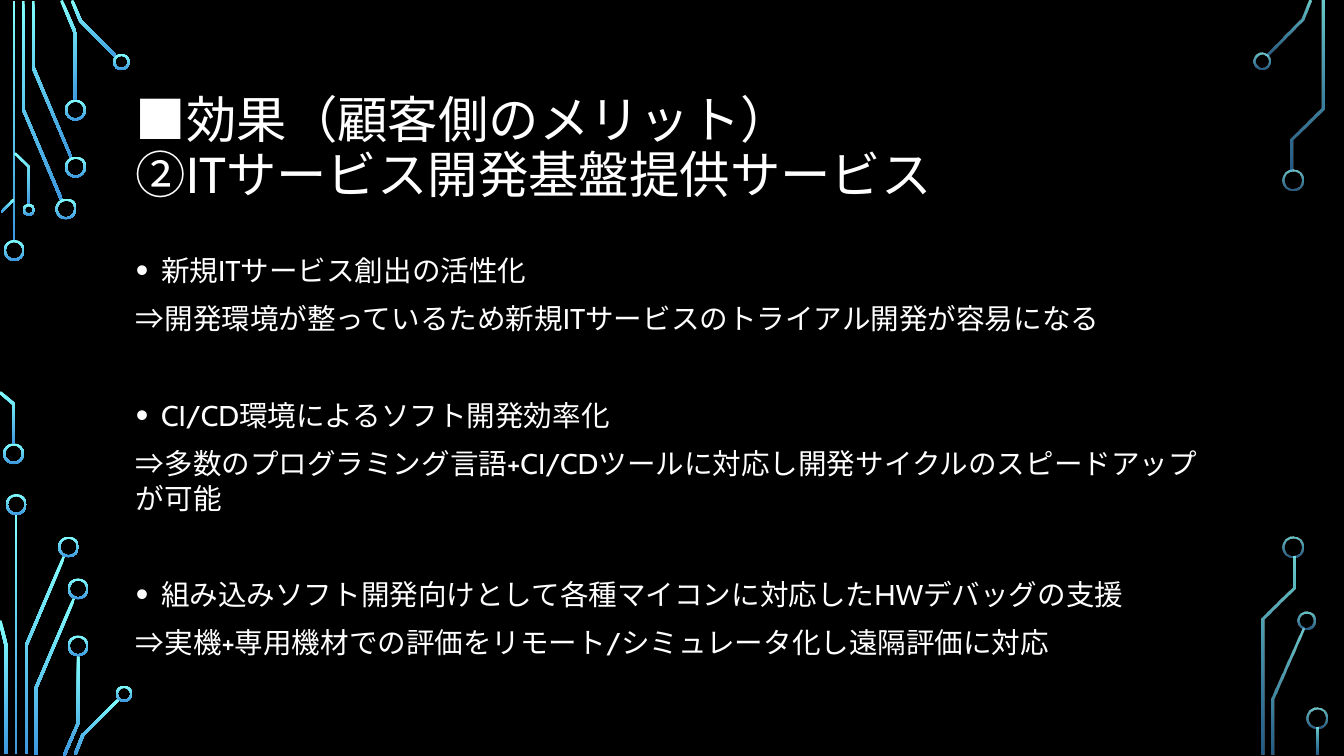
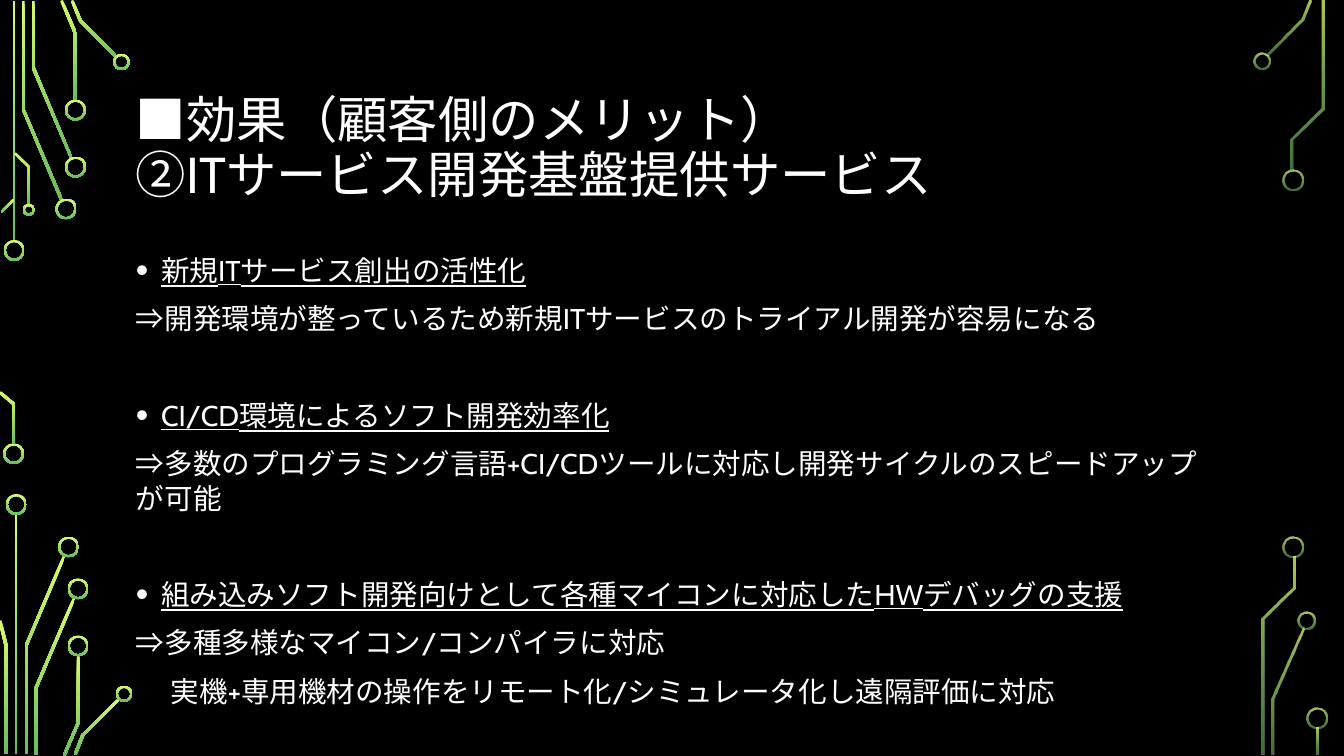
Before and after one commit to SITH-YN/PythonTool, a slide deck: slide 16 of Temp/39期ビジネスアイディア.pptx. Drawn at 1344x756 pixels with LibreOffice and Linux fonts; fonts in the diff are those of the drawing; background and template pictures are left out. Boxes give left, top, right and bottom in pixels: in the first picture for what was removed or moved away, otherwise in the second. Text is boxed around its words. In the diff, an @@ line names an element or a change of style, - is before the commit and + after.

```diff
--- a/Temp/39期ビジネスアイディア.pptx
+++ b/Temp/39期ビジネスアイディア.pptx
@@ fill gradient #82FFFF to #3D97DE to gradient #D8FC68 to #66BD5F in 36 elements at (4,240,25,261), (3,444,24,465), (22,1,63,201), (55,199,77,220), (31,1,72,158), (60,0,78,101), (65,156,86,177), (65,100,86,121), (71,0,117,58), (113,53,131,70), (1,199,15,213), (0,391,15,445), (14,152,30,205), (22,204,34,216), (15,514,18,755), (24,556,65,754), (6,494,27,515), (0,620,7,754), (58,536,80,558), (34,598,76,755), (63,655,80,756), (68,579,89,600), (68,635,89,656), (74,698,120,755), (116,686,133,702), (1266,0,1313,56), (1253,52,1270,70), (1282,169,1304,191), (1271,628,1305,755), (1299,612,1316,629), (1292,1,1325,171), (1284,536,1305,558), (1261,557,1296,755), (1307,708,1328,729), (1317,727,1320,755), (12,1,15,242) @@
@@ text at (161,257,1123,611): underline on in "新規ITサービス創出の活性化", "CI/CD環境によるソフト開発効率化", "組み込みソフト開発向けとして各種マイコンに対応したHWデバッグの支援" @@
@@ text at (136,629,1056,705): text changed @@
-⇒実機+専用機材での評価をリモート/シミュレータ化し遠隔評価に対応
+⇒多種多様なマイコン/コンパイラに対応
+実機+専用機材の操作をリモート化/シミュレータ化し遠隔評価に対応
```
Also in this commit, not shown: 25 other slides changed.
